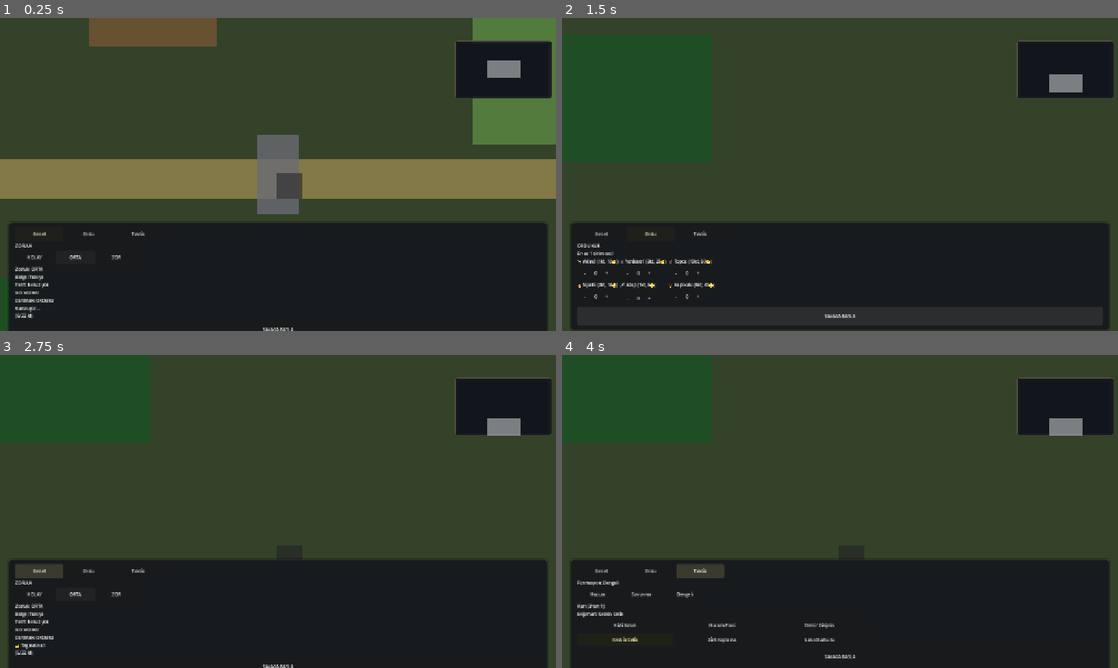
Above: before the commit, frames 1-4 (two rows, left to right).
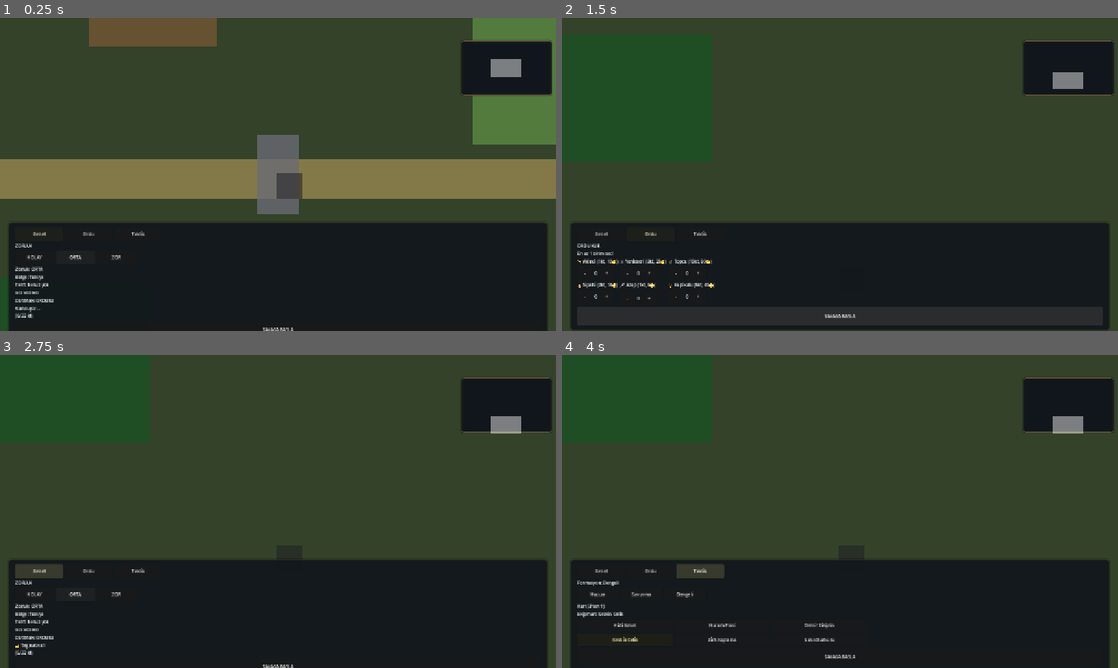
Above: after the commit, the same moments.

Repository: mucahitcan71-stack/bloodandbone
Game: Godot game, scene res://scenes/Main.tscn
The game is run twice, just before and just after one commit, with the same random seed, the same clock (stepped at 60 frames per second) and the same inputs.
Inputs:
- Up to frame 1 (0.25 s): no input
- Up to frame 2 (1.5 s): click "SAVASA BASLA" at 0.5 s; click "SAVASA BASLA" at 1.25 s
- Up to frame 3 (2.75 s): click "Genel" at 2 s
- Up to frame 4 (4 s): click "Ordu" at 2.75 s; click "Taktik" at 3.5 s

The runs differ from the first frame. In frame 1, 0.5% of the frame differs, in the area x 1-100%, y 7-66%; in frame 2, 0.5%; in frame 3, 0.5%; in frame 4, 0.5%.

Commit message:
ui: ust-alt hud final pass ile stil ve hitbox tutarliligi iyilestirildi
Font/padding/border/opaklik degerleri minimap, hedef paneli ve alt kart seridinde ortak bir tasarim diline cekildi. Sag bilgi blogu ve komut alaninda hitbox davranisi netlestirilip panel yogunlugu mockup seviyesine yaklastirildi.

Co-authored-by: Cursor <cursoragent@cursor.com>

Diff:
--- a/scripts/Main.gd
+++ b/scripts/Main.gd
@@ -161,7 +161,7 @@
 var minimap_fow_rect: TextureRect = null
 var minimap_fow_gorseli: Image = null
 var minimap_fow_doku: ImageTexture = null
-var minimap_boyut = Vector2(220, 132)
+var minimap_boyut = Vector2(206, 124)
 var ui_root: Control = null
 var ust_bilgi_paneli: HBoxContainer = null
 var yan_hud_tetik: PanelContainer = null
@@ -1110,10 +1110,12 @@
 		minimap_panel.name = "MinimapPanel"
 		minimap_panel.custom_minimum_size = minimap_boyut
 		var mini_stil = StyleBoxFlat.new()
-		mini_stil.bg_color = Color(0.08, 0.09, 0.11, 0.92)
-		mini_stil.border_color = Color(0.35, 0.32, 0.28, 0.6)
+		mini_stil.bg_color = Color(0.06, 0.08, 0.1, 0.9)
+		mini_stil.border_color = Color(0.4, 0.34, 0.24, 0.58)
 		mini_stil.set_border_width_all(1)
-		mini_stil.set_corner_radius_all(4)
+		mini_stil.set_corner_radius_all(5)
+		mini_stil.shadow_color = Color(0, 0, 0, 0.3)
+		mini_stil.shadow_size = 3
 		minimap_panel.add_theme_stylebox_override("panel", mini_stil)
 		ui_root.add_child(minimap_panel)
 	minimap_panel.set_anchors_preset(Control.PRESET_TOP_RIGHT)
@@ -1126,17 +1128,17 @@
 	if minimap_margin == null:
 		minimap_margin = MarginContainer.new()
 		minimap_margin.name = "MinimapMargin"
-		minimap_margin.add_theme_constant_override("margin_left", 6)
-		minimap_margin.add_theme_constant_override("margin_right", 6)
-		minimap_margin.add_theme_constant_override("margin_top", 6)
-		minimap_margin.add_theme_constant_override("margin_bottom", 6)
+		minimap_margin.add_theme_constant_override("margin_left", 5)
+		minimap_margin.add_theme_constant_override("margin_right", 5)
+		minimap_margin.add_theme_constant_override("margin_top", 5)
+		minimap_margin.add_theme_constant_override("margin_bottom", 5)
 		minimap_panel.add_child(minimap_margin)
 
 	var minimap_surface = ui_node("MinimapSurface") as ColorRect
 	if minimap_surface == null:
 		minimap_surface = ColorRect.new()
 		minimap_surface.name = "MinimapSurface"
-		minimap_surface.custom_minimum_size = minimap_boyut - Vector2(12, 12)
+		minimap_surface.custom_minimum_size = minimap_boyut - Vector2(10, 10)
 		minimap_surface.color = Color(0.16, 0.22, 0.14, 0.95)
 		minimap_margin.add_child(minimap_surface)
 
@@ -1514,14 +1516,14 @@
 
 	var alt_satir = HBoxContainer.new()
 	alt_satir.name = "SavasHudAltSatir"
-	alt_satir.add_theme_constant_override("separation", 8)
+	alt_satir.add_theme_constant_override("separation", 6)
 	alt_satir.size_flags_horizontal = Control.SIZE_EXPAND_FILL
 	hud_main.add_child(alt_satir)
 	ui_system.register_battle_panel_widget(alt_satir)
 
 	var sol_modul = PanelContainer.new()
 	sol_modul.name = "HudSolModul"
-	sol_modul.custom_minimum_size = Vector2(200, 102)
+	sol_modul.custom_minimum_size = Vector2(182, 96)
 	_hud_modul_stili_uygula(sol_modul)
 	alt_satir.add_child(sol_modul)
 	ui_system.register_battle_panel_widget(sol_modul)
@@ -1539,7 +1541,7 @@
 
 	var orta_modul = PanelContainer.new()
 	orta_modul.name = "HudOrtaModul"
-	orta_modul.custom_minimum_size = Vector2(440, 102)
+	orta_modul.custom_minimum_size = Vector2(420, 96)
 	orta_modul.size_flags_horizontal = Control.SIZE_EXPAND_FILL
 	_hud_modul_stili_uygula(orta_modul)
 	alt_satir.add_child(orta_modul)
@@ -1557,7 +1559,7 @@
 
 	var sag_modul = PanelContainer.new()
 	sag_modul.name = "HudSagModul"
-	sag_modul.custom_minimum_size = Vector2(140, 102)
+	sag_modul.custom_minimum_size = Vector2(132, 96)
 	_hud_modul_stili_uygula(sag_modul)
 	alt_satir.add_child(sag_modul)
 	ui_system.register_battle_panel_widget(sag_modul)
@@ -1569,7 +1571,7 @@
 	sag_modul.add_child(sag_margin)
 	var sag_vbox = VBoxContainer.new()
 	sag_vbox.alignment = BoxContainer.ALIGNMENT_CENTER
-	sag_vbox.add_theme_constant_override("separation", 6)
+	sag_vbox.add_theme_constant_override("separation", 5)
 	sag_margin.add_child(sag_vbox)
 	var komut_baslik = Label.new()
 	komut_baslik.text = "KOMUT"
@@ -1579,8 +1581,8 @@
 	sag_vbox.add_child(komut_baslik)
 	var komut_grid = GridContainer.new()
 	komut_grid.columns = 3
-	komut_grid.add_theme_constant_override("h_separation", 4)
-	komut_grid.add_theme_constant_override("v_separation", 4)
+	komut_grid.add_theme_constant_override("h_separation", 3)
+	komut_grid.add_theme_constant_override("v_separation", 3)
 	sag_vbox.add_child(komut_grid)
 	hud_komut_butonlari.clear()
 	var komutler = [
@@ -1593,7 +1595,7 @@
 	]
 	for komut in komutler:
 		var btn = Button.new()
-		btn.custom_minimum_size = Vector2(30, 28)
+		btn.custom_minimum_size = Vector2(28, 26)
 		btn.text = str(komut["text"])
 		var komut_id = str(komut["id"])
 		btn.pressed.connect(func(): _komut_paneli_buton_tiklandi(komut_id))
@@ -1617,61 +1619,68 @@
 		panel_sag_log_hiz.name = "PanelSagLogHiz"
 		ui_root.add_child(panel_sag_log_hiz)
 	panel_sag_log_hiz.set_anchors_preset(Control.PRESET_BOTTOM_RIGHT)
+	panel_sag_log_hiz.mouse_filter = Control.MOUSE_FILTER_STOP
 	panel_sag_log_hiz.offset_left = -340
-	panel_sag_log_hiz.offset_top = -236
+	panel_sag_log_hiz.offset_top = -224
 	panel_sag_log_hiz.offset_right = -12
 	panel_sag_log_hiz.offset_bottom = -8
 	_sag_hud_panel_stili_uygula(panel_sag_log_hiz)
 	for c in panel_sag_log_hiz.get_children():
 		c.queue_free()
 	var log_margin = MarginContainer.new()
-	log_margin.add_theme_constant_override("margin_left", 10)
-	log_margin.add_theme_constant_override("margin_right", 10)
-	log_margin.add_theme_constant_override("margin_top", 8)
-	log_margin.add_theme_constant_override("margin_bottom", 8)
+	log_margin.add_theme_constant_override("margin_left", 9)
+	log_margin.add_theme_constant_override("margin_right", 9)
+	log_margin.add_theme_constant_override("margin_top", 7)
+	log_margin.add_theme_constant_override("margin_bottom", 7)
 	panel_sag_log_hiz.add_child(log_margin)
 	var log_vbox = VBoxContainer.new()
-	log_vbox.add_theme_constant_override("separation", 5)
+	log_vbox.add_theme_constant_override("separation", 4)
 	log_margin.add_child(log_vbox)
 	var savas_baslik = Label.new()
 	savas_baslik.text = "SAVAS"
 	savas_baslik.horizontal_alignment = HORIZONTAL_ALIGNMENT_CENTER
-	savas_baslik.add_theme_font_size_override("font_size", 10)
+	savas_baslik.add_theme_font_size_override("font_size", 9)
 	savas_baslik.add_theme_color_override("font_color", Color(0.93, 0.86, 0.7))
+	savas_baslik.mouse_filter = Control.MOUSE_FILTER_IGNORE
 	log_vbox.add_child(savas_baslik)
 	log_vbox.add_child(HSeparator.new())
 	label_sag_osmanli = Label.new()
 	label_sag_osmanli.text = "Skor OSM 0/0 • ROM 0/0"
-	label_sag_osmanli.add_theme_font_size_override("font_size", 9)
+	label_sag_osmanli.add_theme_font_size_override("font_size", 8)
 	label_sag_osmanli.add_theme_color_override("font_color", Color(0.92, 0.78, 0.3))
+	label_sag_osmanli.mouse_filter = Control.MOUSE_FILTER_IGNORE
 	log_vbox.add_child(label_sag_osmanli)
 	label_sag_roma = Label.new()
 	label_sag_roma.text = "Moral OSM 0 • ROM 0"
-	label_sag_roma.add_theme_font_size_override("font_size", 9)
+	label_sag_roma.add_theme_font_size_override("font_size", 8)
 	label_sag_roma.add_theme_color_override("font_color", Color(0.78, 0.68, 0.95))
+	label_sag_roma.mouse_filter = Control.MOUSE_FILTER_IGNORE
 	log_vbox.add_child(label_sag_roma)
 	var puan_hedef = Label.new()
 	puan_hedef.text = "Hedef Puan: " + str(kazanma_puani)
-	puan_hedef.add_theme_font_size_override("font_size", 9)
+	puan_hedef.add_theme_font_size_override("font_size", 8)
 	puan_hedef.add_theme_color_override("font_color", Color(0.82, 0.83, 0.8))
+	puan_hedef.mouse_filter = Control.MOUSE_FILTER_IGNORE
 	log_vbox.add_child(puan_hedef)
 	var log_baslik = Label.new()
 	log_baslik.text = "BILDIRIM"
-	log_baslik.add_theme_font_size_override("font_size", 9)
+	log_baslik.add_theme_font_size_override("font_size", 8)
 	log_baslik.add_theme_color_override("font_color", Color(0.93, 0.86, 0.7))
+	log_baslik.mouse_filter = Control.MOUSE_FILTER_IGNORE
 	log_vbox.add_child(log_baslik)
 	log_vbox.add_child(HSeparator.new())
 	var savas_bilgi = ui_node("Label_SavasBilgi") as Label
 	if savas_bilgi != null:
 		savas_bilgi.reparent(log_vbox)
-		savas_bilgi.add_theme_font_size_override("font_size", 9)
+		savas_bilgi.add_theme_font_size_override("font_size", 8)
 		savas_bilgi.add_theme_color_override("font_color", Color(0.87, 0.88, 0.84))
+		savas_bilgi.mouse_filter = Control.MOUSE_FILTER_IGNORE
 	var hiz_satir = HBoxContainer.new()
 	hiz_satir.alignment = BoxContainer.ALIGNMENT_END
 	log_vbox.add_child(hiz_satir)
 	var hiz_btn = ui_node("HizBtn") as Button
 	if hiz_btn != null:
-		hiz_btn.custom_minimum_size = Vector2(96, 28)
+		hiz_btn.custom_minimum_size = Vector2(92, 26)
 		hiz_btn.reparent(hiz_satir)
 	panel_sag_log_hiz.visible = false
 
--- a/scripts/systems/ui_system.gd
+++ b/scripts/systems/ui_system.gd
@@ -607,12 +607,13 @@
 	ust_bilgi_bari.offset_left = 0
 	ust_bilgi_bari.offset_top = 0
 	ust_bilgi_bari.offset_right = 0
-	ust_bilgi_bari.offset_bottom = 40
+	ust_bilgi_bari.offset_bottom = 38
 	ust_bilgi_bari.mouse_filter = Control.MOUSE_FILTER_IGNORE
 	var bar_style = StyleBoxFlat.new()
-	bar_style.bg_color = Color(0.07, 0.08, 0.1, 0.93)
-	bar_style.border_color = Color(0.42, 0.35, 0.24, 0.65)
+	bar_style.bg_color = Color(0.06, 0.08, 0.1, 0.9)
+	bar_style.border_color = Color(0.4, 0.34, 0.24, 0.58)
 	bar_style.set_border_width_all(1)
+	bar_style.set_corner_radius_all(5)
 	bar_style.shadow_color = Color(0, 0, 0, 0.35)
 	bar_style.shadow_size = 3
 	ust_bilgi_bari.add_theme_stylebox_override("panel", bar_style)
@@ -620,10 +621,10 @@
 		c.queue_free()
 	var bar_margin = MarginContainer.new()
 	bar_margin.mouse_filter = Control.MOUSE_FILTER_IGNORE
-	bar_margin.add_theme_constant_override("margin_left", 10)
-	bar_margin.add_theme_constant_override("margin_right", 10)
-	bar_margin.add_theme_constant_override("margin_top", 5)
-	bar_margin.add_theme_constant_override("margin_bottom", 5)
+	bar_margin.add_theme_constant_override("margin_left", 9)
+	bar_margin.add_theme_constant_override("margin_right", 9)
+	bar_margin.add_theme_constant_override("margin_top", 4)
+	bar_margin.add_theme_constant_override("margin_bottom", 4)
 	ust_bilgi_bari.add_child(bar_margin)
 	var bar_row = HBoxContainer.new()
 	bar_row.mouse_filter = Control.MOUSE_FILTER_IGNORE
@@ -632,7 +633,7 @@
 	logo_label.name = "Label_UstLogo"
 	logo_label.text = "BLOOD & BONE"
 	logo_label.mouse_filter = Control.MOUSE_FILTER_IGNORE
-	logo_label.add_theme_font_size_override("font_size", 13)
+	logo_label.add_theme_font_size_override("font_size", 12)
 	logo_label.add_theme_color_override("font_color", Color(0.93, 0.86, 0.7))
 	logo_label.size_flags_horizontal = Control.SIZE_EXPAND_FILL
 	bar_row.add_child(logo_label)
@@ -641,6 +642,7 @@
 	ust_bilgi_kaynak_label.text = "30🪙 | G0 M100 | Acik | U0%"
 	ust_bilgi_kaynak_label.mouse_filter = Control.MOUSE_FILTER_IGNORE
 	ust_bilgi_kaynak_label.horizontal_alignment = HORIZONTAL_ALIGNMENT_RIGHT
+	ust_bilgi_kaynak_label.add_theme_font_size_override("font_size", 10)
 	ust_bilgi_kaynak_label.add_theme_color_override("font_color", Color(0.95, 0.95, 0.9))
 	bar_row.add_child(ust_bilgi_kaynak_label)
 
@@ -655,36 +657,38 @@
 	hedefler_paneli.set_anchors_preset(Control.PRESET_TOP_LEFT)
 	hedefler_paneli.offset_left = 12
 	hedefler_paneli.offset_top = 52
-	hedefler_paneli.offset_right = 272
-	hedefler_paneli.offset_bottom = 192
+	hedefler_paneli.offset_right = 254
+	hedefler_paneli.offset_bottom = 176
 	hedefler_paneli.mouse_filter = Control.MOUSE_FILTER_IGNORE
 	var hedef_style = StyleBoxFlat.new()
-	hedef_style.bg_color = Color(0.06, 0.08, 0.1, 0.88)
-	hedef_style.border_color = Color(0.4, 0.34, 0.24, 0.6)
+	hedef_style.bg_color = Color(0.06, 0.08, 0.1, 0.9)
+	hedef_style.border_color = Color(0.4, 0.34, 0.24, 0.58)
 	hedef_style.set_border_width_all(1)
+	hedef_style.set_corner_radius_all(5)
 	hedef_style.shadow_color = Color(0, 0, 0, 0.3)
 	hedef_style.shadow_size = 3
 	hedefler_paneli.add_theme_stylebox_override("panel", hedef_style)
 	for c in hedefler_paneli.get_children():
 		c.queue_free()
 	var hedef_margin = MarginContainer.new()
-	hedef_margin.add_theme_constant_override("margin_left", 10)
-	hedef_margin.add_theme_constant_override("margin_right", 10)
-	hedef_margin.add_theme_constant_override("margin_top", 8)
-	hedef_margin.add_theme_constant_override("margin_bottom", 8)
+	hedef_margin.add_theme_constant_override("margin_left", 8)
+	hedef_margin.add_theme_constant_override("margin_right", 8)
+	hedef_margin.add_theme_constant_override("margin_top", 7)
+	hedef_margin.add_theme_constant_override("margin_bottom", 7)
 	hedefler_paneli.add_child(hedef_margin)
 	var hedef_vbox = VBoxContainer.new()
+	hedef_vbox.add_theme_constant_override("separation", 4)
 	hedef_margin.add_child(hedef_vbox)
 	var baslik = Label.new()
 	baslik.text = "HEDEFLER"
-	baslik.add_theme_font_size_override("font_size", 12)
+	baslik.add_theme_font_size_override("font_size", 11)
 	baslik.add_theme_color_override("font_color", Color(0.93, 0.86, 0.7))
 	hedef_vbox.add_child(baslik)
 	hedefler_label = Label.new()
 	hedefler_label.name = "Label_HedeflerIcerik"
 	hedefler_label.text = "• Tum dusman birliklerini etkisiz hale getir\n• Gizli gecidi ele gecir\n• Ana karargahi koru"
 	hedefler_label.autowrap_mode = TextServer.AUTOWRAP_WORD_SMART
-	hedefler_label.add_theme_font_size_override("font_size", 10)
+	hedefler_label.add_theme_font_size_override("font_size", 9)
 	hedefler_label.add_theme_color_override("font_color", Color(0.88, 0.89, 0.86))
 	hedef_vbox.add_child(hedefler_label)
 
@@ -700,7 +704,7 @@
 		return
 	savas_panel_root.set_anchors_preset(Control.PRESET_BOTTOM_WIDE)
 	savas_panel_root.offset_left = 12
-	savas_panel_root.offset_top = -170
+	savas_panel_root.offset_top = -156
 	savas_panel_root.offset_right = -12
 	savas_panel_root.offset_bottom = -8
 	if savas_panel_root.get_theme_stylebox("panel") == null:
@@ -708,12 +712,12 @@
 
 func _uygula_panel_stili(panel: PanelContainer) -> void:
 	var stil = StyleBoxFlat.new()
-	stil.bg_color = Color(0.09, 0.1, 0.12, 0.9)
-	stil.border_color = Color(0.38, 0.34, 0.28, 0.55)
+	stil.bg_color = Color(0.07, 0.09, 0.11, 0.9)
+	stil.border_color = Color(0.4, 0.34, 0.24, 0.55)
 	stil.set_border_width_all(1)
-	stil.set_corner_radius_all(6)
+	stil.set_corner_radius_all(5)
 	stil.shadow_color = Color(0, 0, 0, 0.35)
-	stil.shadow_size = 4
+	stil.shadow_size = 3
 	panel.add_theme_stylebox_override("panel", stil)
 
 func _apply_font_size(node: Node, font_size: int) -> void:
